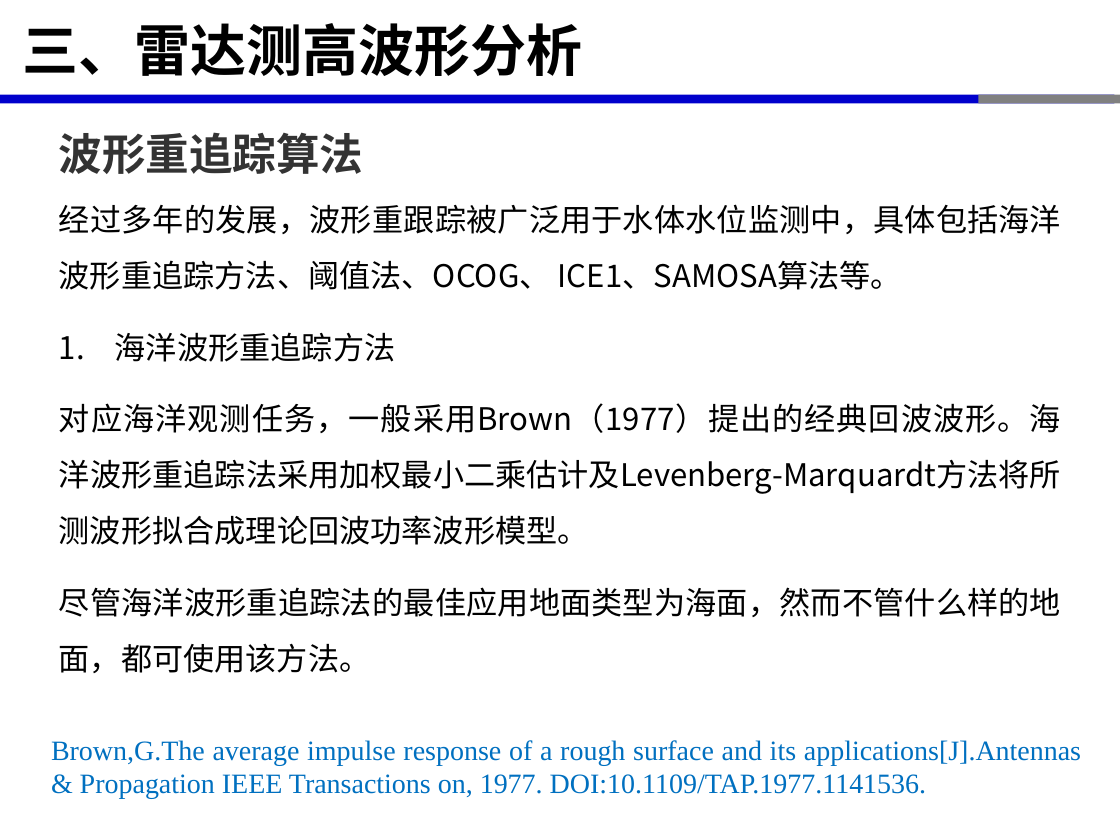
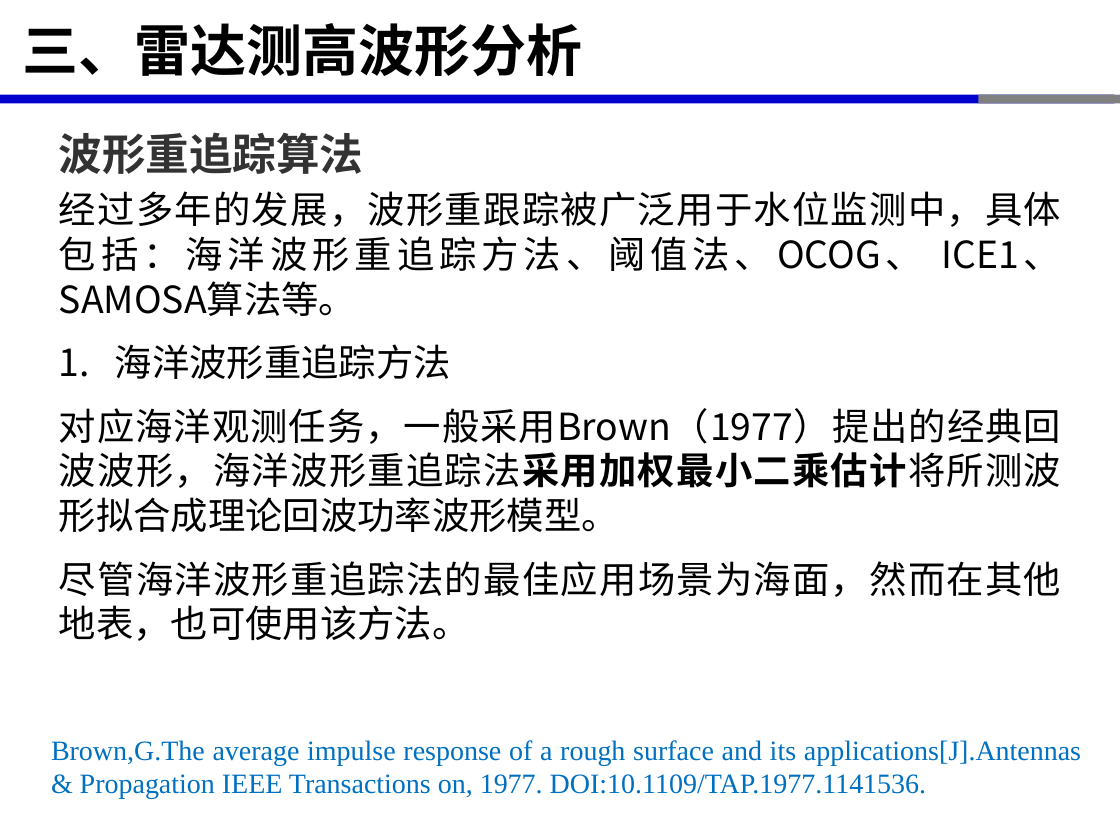
Before and after one commit to xinluo2018/satellite-altimetry-course, a slide deck: slide 22 of 第2章-星载雷达测高原理-2学时/第2章-星载雷达测高原理-2学时.pptx (slide 23 before the commit). Drawn at 1120x840 pixels with LibreOffice and Linux fonts; fonts in the diff are those of the drawing. Boxes give left, top, right and bottom in pixels: in the first picture for what was removed or moved away, otherwise in the second. Text is boxed around its words. In the diff, an @@ line names an element or a change of style, - is before the commit and + after.

```diff
--- a/第2章-星载雷达测高原理-2学时/第2章-星载雷达测高原理-2学时.pptx
+++ b/第2章-星载雷达测高原理-2学时/第2章-星载雷达测高原理-2学时.pptx
@@ text at (x1=59, y1=191, x2=1061, y2=316): text changed; size 20 to 24 pt @@
-经过多年的发展，波形重跟踪被广泛用于水体水位监测中，具体包括海洋波形重追踪方法、阈值法、OCOG、 ICE1、SAMOSA算法等。
+经过多年的发展，波形重跟踪被广泛用于水位监测中，具体包括：海洋波形重追踪方法、阈值法、OCOG、 ICE1、SAMOSA算法等。
@@ text at (x1=115, y1=344, x2=451, y2=379): size 20 to 24 pt in "海洋波形重追踪方法"; line spacing 1.5 to 1; more space between paragraphs @@
@@ text at (x1=59, y1=408, x2=1061, y2=641): text changed; size 20 to 24 pt @@
-对应海洋观测任务，一般采用Brown（1977）提出的经典回波波形。海洋波形重追踪法采用加权最小二乘估计及Levenberg-Marquardt方法将所测波形拟合成理论回波功率波形模型。
-尽管海洋波形重追踪法的最佳应用地面类型为海面，然而不管什么样的地面，都可使用该方法。
+对应海洋观测任务，一般采用Brown（1977）提出的经典回波波形，海洋波形重追踪法采用加权最小二乘估计将所测波形拟合成理论回波功率波形模型。
+尽管海洋波形重追踪法的最佳应用场景为海面，然而在其他地表，也可使用该方法。
```
Also in this commit, not shown: 12 other slides changed, 2 slides removed, 2 other files.
